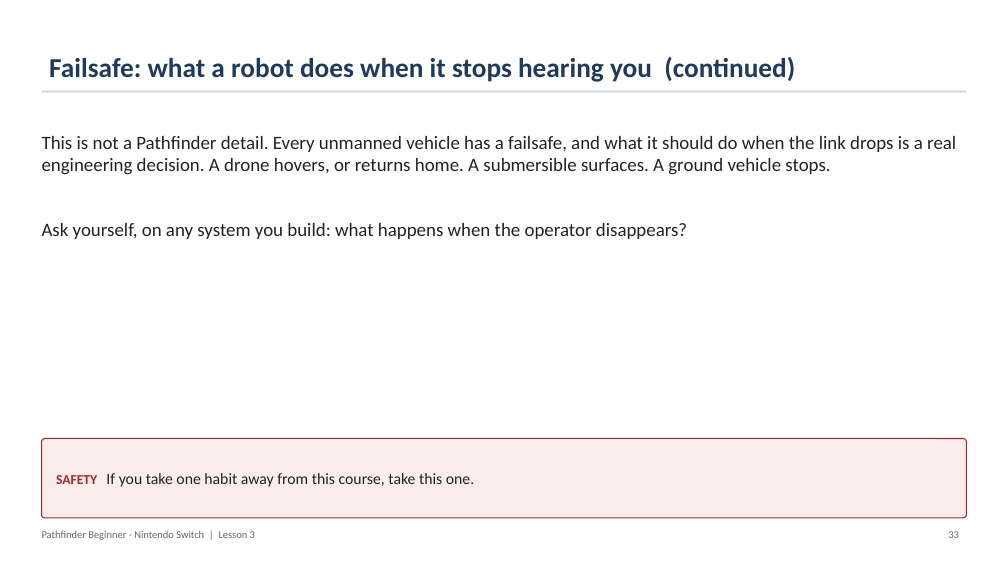
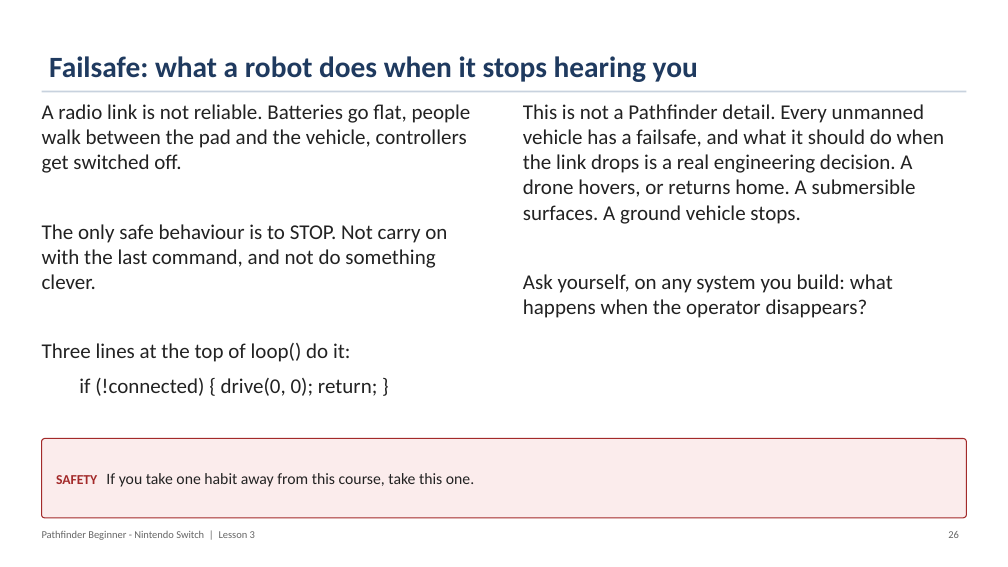
Before and after one commit to PorpoiseRobotics/porpoise-robotics, a slide deck: slide 27 of ground-vehicle/docs/courses/beginner-switch/l3_controller_programming.pptx (slide 34 before the commit). Drawn at 1008x567 pixels with LibreOffice and Linux fonts; fonts in the diff are those of the drawing. Boxes give left, top, right and bottom in pixels: in the first picture for what was removed or moved away, otherwise in the second. Text is boxed around its words. In the diff, an @@ line names an element or a change of style, - is before the commit and + after.

```diff
--- a/ground-vehicle/docs/courses/beginner-switch/l3_controller_programming.pptx
+++ b/ground-vehicle/docs/courses/beginner-switch/l3_controller_programming.pptx
@@ title at bbox=[49, 56, 698, 82]: text changed; size 26 to 28 pt @@
-Failsafe: what a robot does when it stops hearing you (continued)
+Failsafe: what a robot does when it stops hearing you
@@ text added at bbox=[42, 104, 471, 396], 20 pt, text #222222 @@
+A radio link is not reliable. Batteries go flat, people walk between the pad and the vehicle, controllers get switched off.
+The only safe behaviour is to STOP. Not carry on with the last command, and not do something clever.
+Three lines at the top of loop() do it:
+  if (!connected) { drive(0, 0); return; }
@@ text "This is not a Pathfinder ...": place and size @@
-text "This is not a Pathfinder ..." at bbox=[42, 136, 956, 239]
+text "This is not a Pathfinder ..." at bbox=[523, 104, 945, 318]
@@ text "This is not a Pathfinder ..." at bbox=[523, 104, 945, 318]: size 18 to 20 pt @@
@@ text at bbox=[948, 531, 959, 538]: text changed @@
-33
+26
```
Also in this commit, not shown: 26 other slides changed, 7 slides removed, 15 other files.
